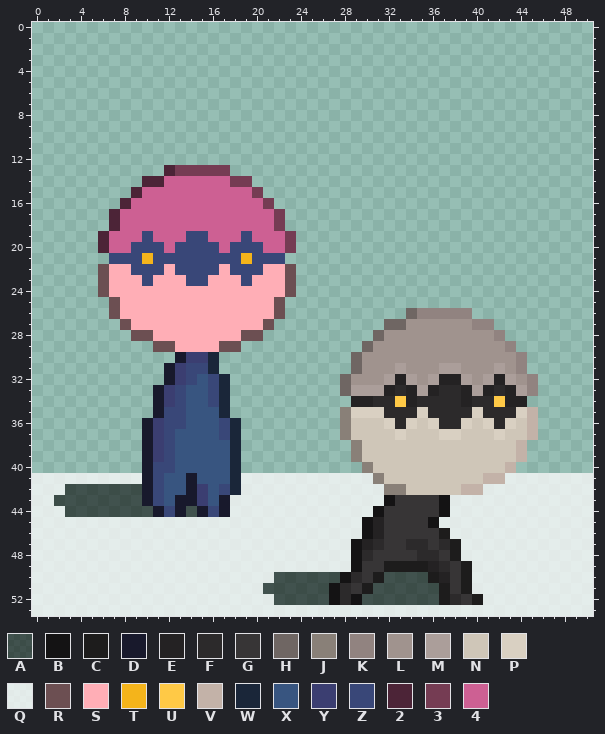
File history of a pixel-art sprite, src/assets/13.png. The picture above was drawn from the file before the commit.
The file is 408x432 pixels, drawn in blocks of 8x8; one block is one cell here.
Palette (. is transparent): A #00000091  B #141314  C #1d1c1c  D #18192c  E #242223  F #2c2a2b  G #373536  H #6f6663  J #898078  K #918380  L #a0938e  M #ab9e9a  N #cfc6b8  P #d9d0c2  Q #fafafac8  R #6c4f52  S #ffaeb6  T #f4b41b  U #ffc946  V #c3b2a8  W #1a2639  X #385580  Y #3b3e71  Z #394778  2 #4c2437  3 #753c53  4 #cd6093
Pixels before, first column x 0:
13 ............233333.................................
14 ..........2244444433...............................
15 .........244444444443..............................
16 ........24444444444443.............................
17 .......2444444444444443............................
18 .......2444444444444443............................
19 ......2444Z444ZZ444Z4443...........................
20 ......244ZZZ4ZZZZ4ZZZ443...........................
21 .......ZZZTZZZZZZZZTZZZ............................
22 ......RSSZZZSZZZZSZZZSSR...........................
23 ......RSSSZSSSZZSSSZSSSR...........................
24 ......RSSSSSSSSSSSSSSSSR...........................
25 .......RSSSSSSSSSSSSSSR............................
26 .......RSSSSSSSSSSSSSSR...........HKKKKK...........
27 ........RSSSSSSSSSSSSR..........HHLLLLLLKK.........
28 .........RRSSSSSSSSRR..........HLLLLLLLLLLK........
29 ...........RRSSSSRR...........HLLLLLLLLLLLLK.......
30 .............DYYW............HLLLLLLLLLLLLLLK......
31 ............DYZZW............HLLLMLLLMMLLLMLK......
32 ............DYZXZW..........HLLLMEMLMEEMLMEMLK.....
33 ...........DYZXXZW..........HMMMEFEMEFFEMEFEMK.....
34 ...........DYZXXZW...........EEFFUEFFFFEFFUEE......
35 ...........DZZXXXW..........JPPPFFFPFFFFPFFFPV.....
36 ..........DYZZXXXZW.........JNNNPFPNPFFPNPFPNV.....
37 ..........DYZXXXXZW.........JNNNNPNNNPPNNNPNNV.....
38 ..........DYZXXXXXW..........JNNNNNNNNNNNNNNV......
39 ..........DYZXXXXXW..........JNNNNNNNNNNNNNNV......
40 ..........DZZXXXXXW...........JNNNNNNNNNNNNV.......
41 QQQQQQQQQQDZXXDXXXWQQQQQQQQQQQQJNNNNNNNNNVVQQQQQQQQ
42 QQQAAAAAAADZXXDYXZWQQQQQQQQQQQQQJJNNNNNVVQQQQQQQQQQ
43 QQAAAAAAAADZXDDYXDQQQQQQQQQQQQQQBGGGGBQQQQQQQQQQQQQ
44 QQQAAAAAAAADZDADZDQQQQQQQQQQQQQBGGGGGBQQQQQQQQQQQQQ
45 QQQQQQQQQQQQQQQQQQQQQQQQQQQQQQBEGGGGBQQQQQQQQQQQQQQ
46 QQQQQQQQQQQQQQQQQQQQQQQQQQQQQQBEGGGGGCQQQQQQQQQQQQQ
47 QQQQQQQQQQQQQQQQQQQQQQQQQQQQQBEFGGFFGFCQQQQQQQQQQQQ
48 QQQQQQQQQQQQQQQQQQQQQQQQQQQQQBFGGGGFFGCQQQQQQQQQQQQ
49 QQQQQQQQQQQQQQQQQQQQQQQQQQQQQBGGCCCCEFGCQQQQQQQQQQQ
50 QQQQQQQQQQQQQQQQQQQQQQAAAAAABFGCAAAACEGCQQQQQQQQQQQ
51 QQQQQQQQQQQQQQQQQQQQQAAAAAABFGCAAAAAACGCQQQQQQQQQQQ
52 QQQQQQQQQQQQQQQQQQQQQQAAAAABFBAAAAAAACFGCQQQQQQQQQQ
53 QQQQQQQQQQQQQQQQQQQQQQQQQQQQQQQQQQQQQQQQQQQQQQQQQQQ
Now the later version:
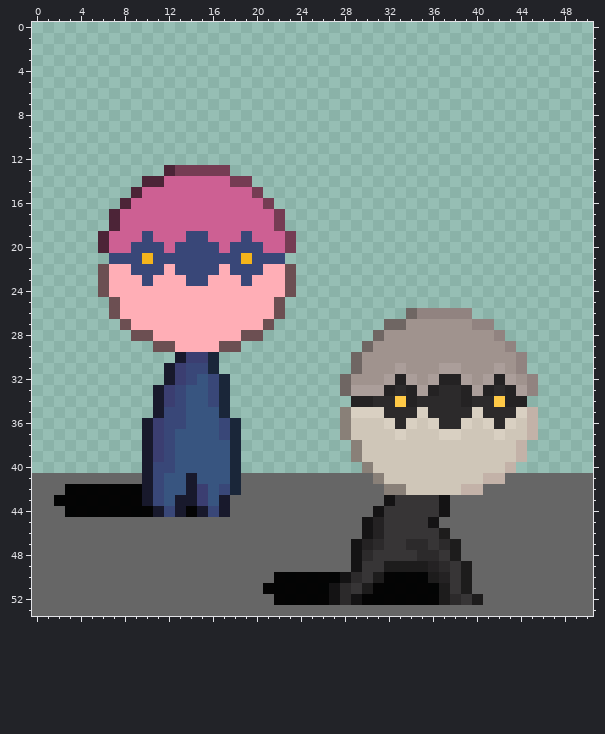
Changes in this commit:
colour A: #00000091 -> #000000f9
colour Q: #fafafac8 -> #666666fe
